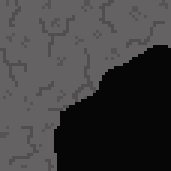
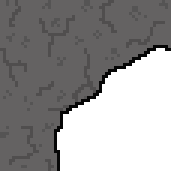
The second w=171, h=171 image is a revision of the first. Changes to its layers:
painted on "Cave_Base" over (x1=57, y1=48, x2=171, y2=171)
removed layer "Background" over (x1=57, y1=48, x2=171, y2=171)
